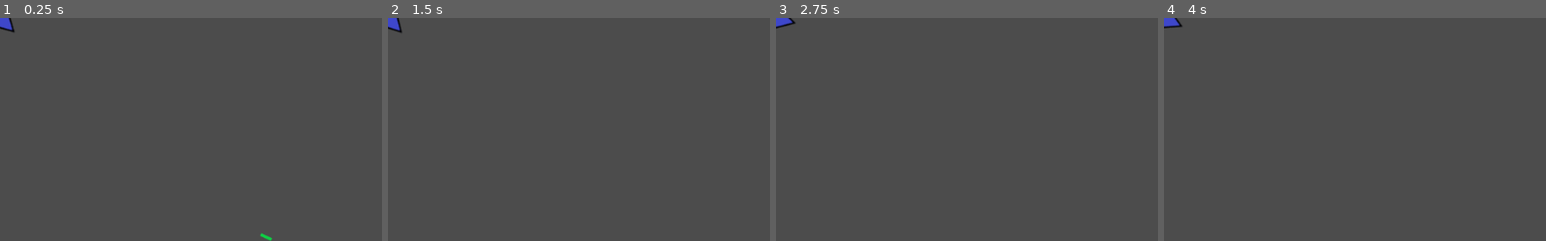
Above: before the commit, frames 1-4 (left to right).
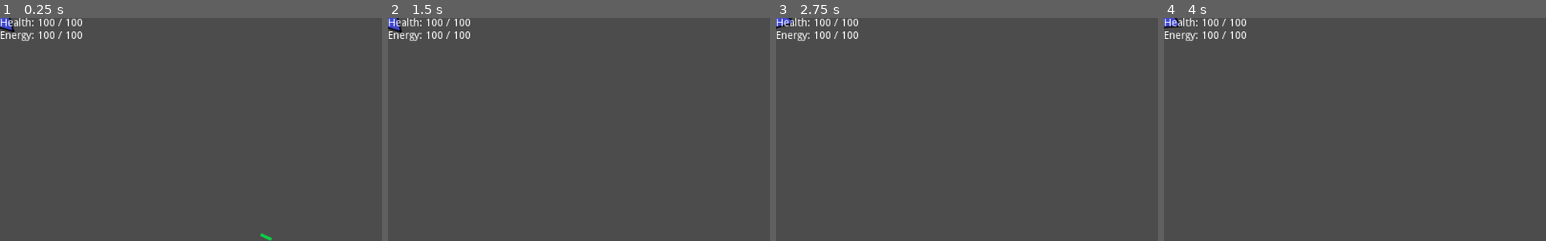
Above: after the commit, the same moments.

Repository: afkpuezo/blinkshooter
Game: Godot game, scene res://demo/demo.tscn
The game is run twice, just before and just after one commit, with the same random seed, the same clock (stepped at 60 frames per second) and the same inputs. The project has no main scene, so this scene is started directly.
Inputs (mouse positions are % of the whole screen's width and height, from its top left):
- Up to frame 1 (0.25 s): no input
- Up to frame 2 (1.5 s): tap Enter at 0.5 s; move the mouse to (72, 45) at 0.52 s; tap Space at 1.25 s; move the mouse to (30, 55) at 1.27 s
- Up to frame 3 (2.75 s): tap Enter at 2 s; move the mouse to (60, 28) at 2.02 s
- Up to frame 4 (4 s): tap Space at 2.75 s; move the mouse to (45, 70) at 2.77 s; tap Enter at 3.5 s; move the mouse to (80, 65) at 3.52 s
The pictures show only the part of the screen within x 0-50%, y 0-50%; the shares and areas given below are measured in that part.

The runs differ from the first frame. In frame 1, 0.7% of the frame differs, in the area x 0-22%, y 0-11%; in frame 2, 0.7%; in frame 3, 0.7%; in frame 4, 0.7%.
Error before the commit: Compile Error: Using own name in class file is not allowed (creates a cyclic reference) (res://combat_resource/combat_resource.gd:104)

Commit message:
fixed use of static function

Diff:
--- a/Player/Player.tscn
+++ b/Player/Player.tscn
@@ -32,6 +32,11 @@
 type = 1
 is_player = true
 
+[node name="Ammo" type="Node" parent="CombatResources"]
+script = ExtResource( 3 )
+type = 2
+is_player = true
+
 [node name="InputBasedMover" type="Node" parent="."]
 script = ExtResource( 4 )
 
--- a/combat_resource/combat_resource.gd
+++ b/combat_resource/combat_resource.gd
@@ -101,7 +101,7 @@
 	emit_signal("value_changed", value)
 	if is_player:
 		# send a special signal if this is ammo
-		if CombatResource.is_ammo(type):
+		if is_ammo(type):
 			GameEvents.emit_signal(
 					"player_ammo_value_changed",
 					{
